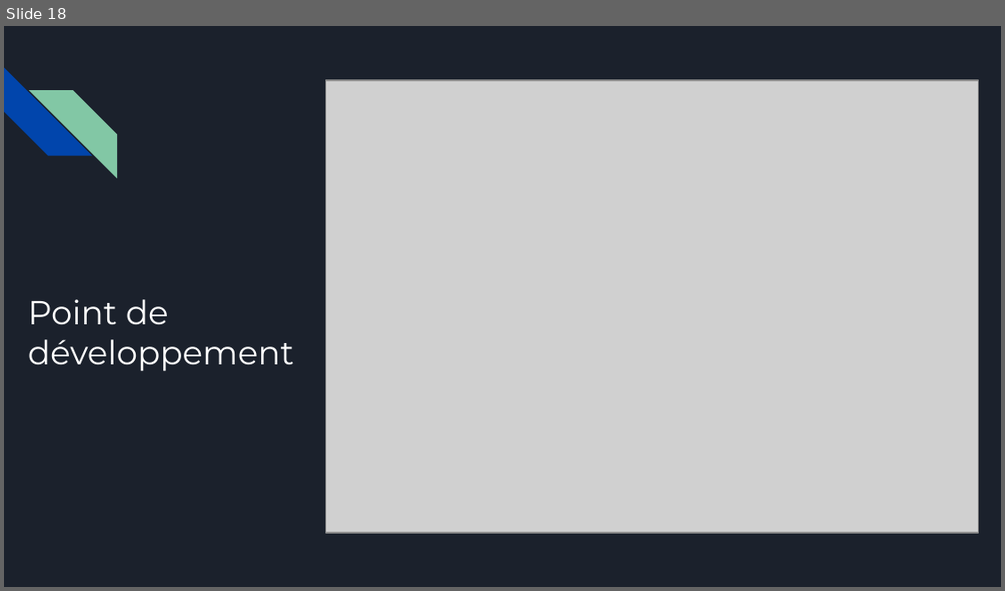
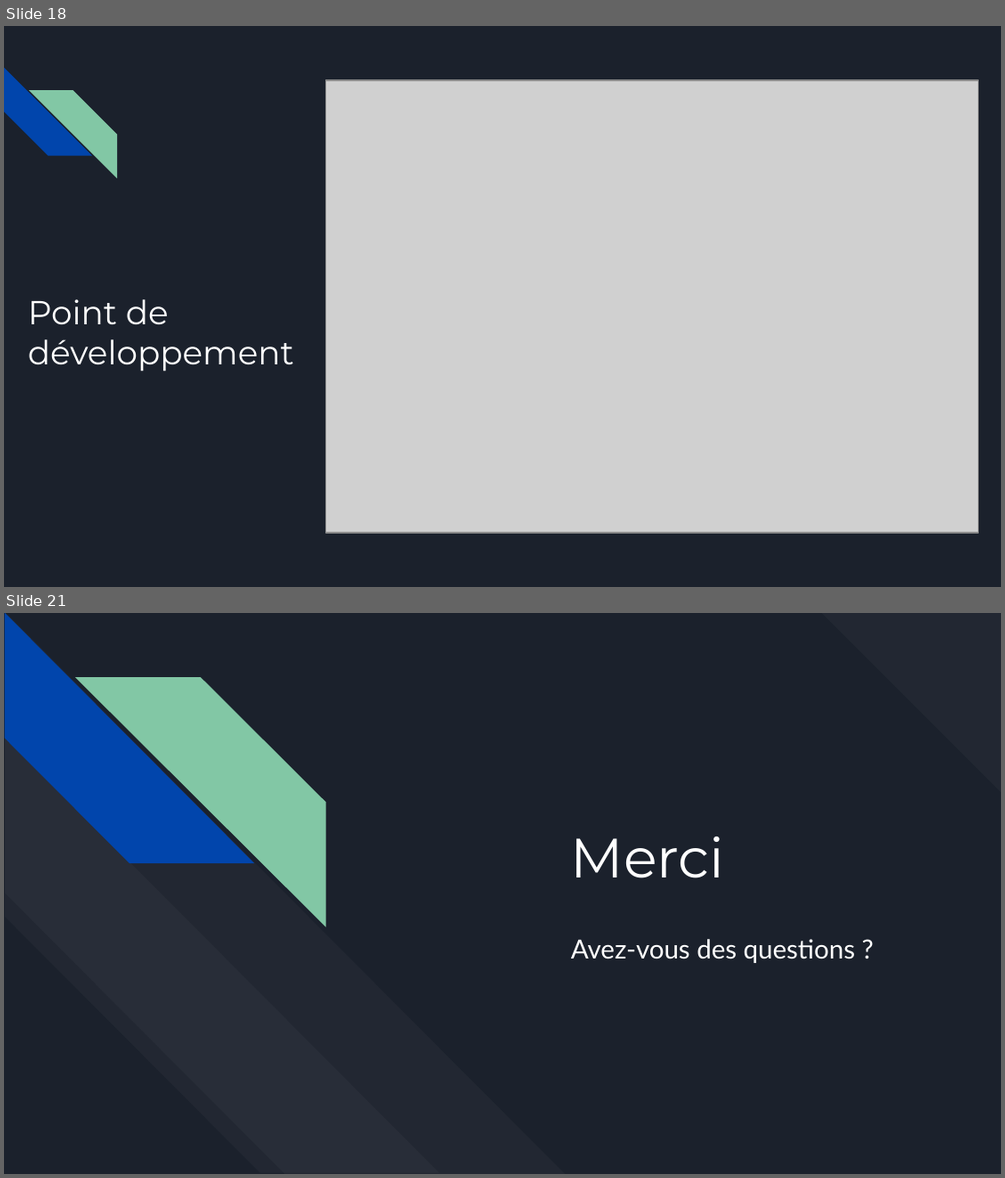
Before and after one commit to cyrilmarceau/Bigscreen, a slide deck: Présentation oral.pptx. Shown one above the other, each under a label of ours: slide 18 before the commit, slides 18 and 21 after it; the slides between them are not shown. The pictures are 1005x591 and 1005x1178 pixels, drawn with LibreOffice and Linux fonts; fonts in the diff are those of the drawing; grey boxes stand for pictures. Boxes give left, top, right and bottom in pixels: in the first picture for what was removed or moved away, otherwise in the second. Text is boxed around its words. In the diff, an @@ line names an element or a change of style, - is before the commit and + after.

```diff
--- a/Présentation oral.pptx
+++ b/Présentation oral.pptx
@@ slide 21 added at [4, 613, 1001, 1174], background #1B212C @@
@@ diag stripe added at [821, 613, 1001, 793], fill #FFFFFF at 3% opacity @@
@@ group added at [4, 614, 566, 1173]: 4 diag stripes @@
@@ title added at [571, 836, 724, 878], 40 pt, text #FFFFFF @@
+Merci
@@ text added at [571, 939, 855, 963], 19 pt, text #FFFFFF @@
+Avez-vous des questions ?
```
Also in this commit, not shown: 5 slides changed, 1 other slide added, 1 slide removed, 1 other file.
